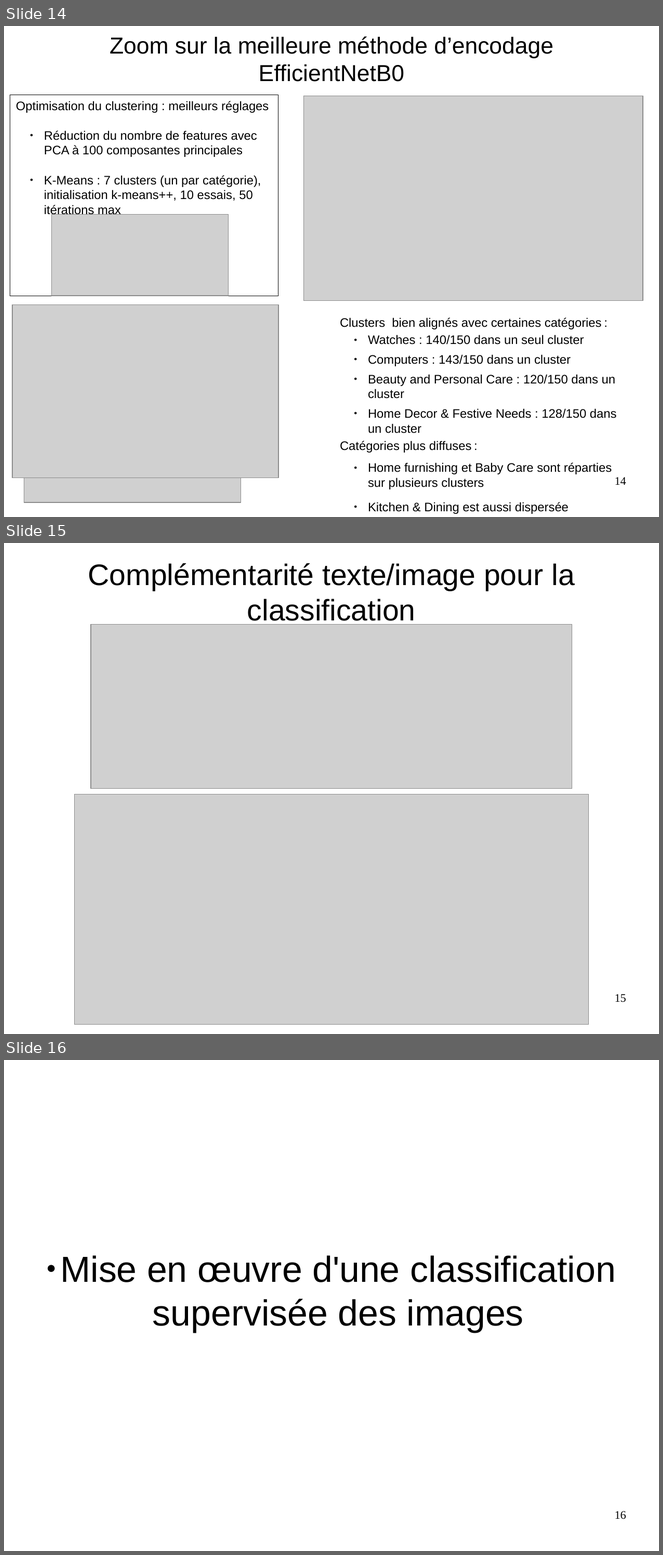
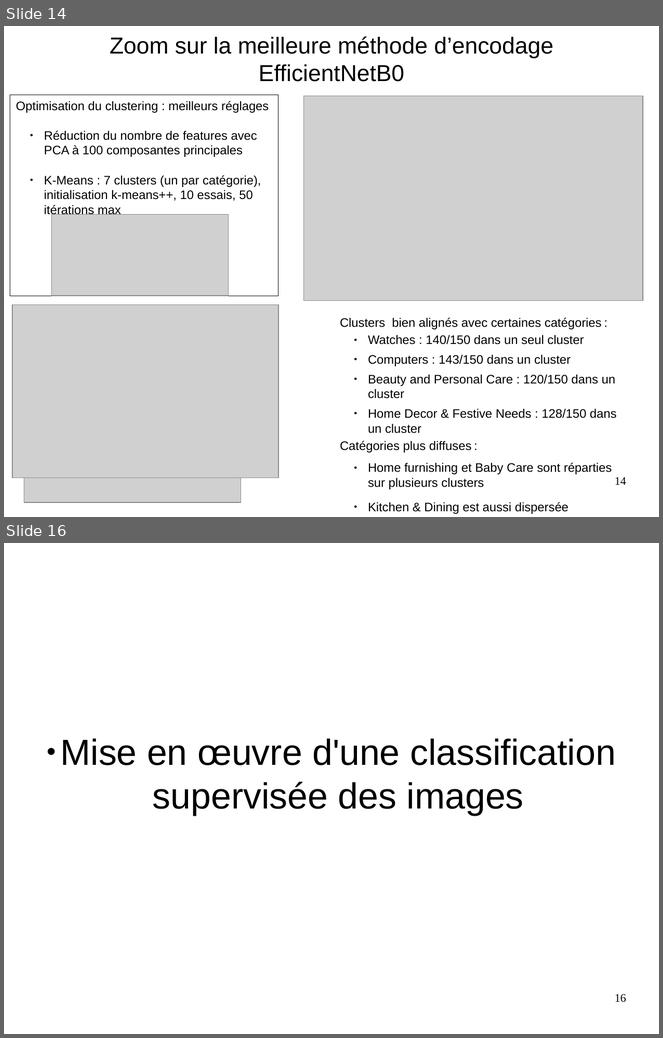
Before and after one commit to JohannaSole/classification-produits, a slide deck: Sole_Johanna_4_presentation_042025.odp. Shown one above the other, each under a label of ours: slides 14, 15 and 16 before the commit, slides 14 and 16 after it; the slides between them are not shown. The pictures are 663x1555 and 663x1038 pixels, drawn with LibreOffice and Linux fonts; fonts in the diff are those of the drawing; grey boxes stand for pictures. Boxes give left, top, right and bottom in pixels: in the first picture for what was removed or moved away, otherwise in the second. Text is boxed around its words. In the diff, an @@ line names an element or a change of style, - is before the commit and + after.

```diff
--- a/Sole_Johanna_4_presentation_042025.odp
+++ b/Sole_Johanna_4_presentation_042025.odp
@@ slide 15 removed at (x1=4, y1=543, x2=659, y2=1034), background #FFFFFF @@
@@ title removed at (x1=88, y1=563, x2=574, y2=626) @@
-Complémentarité texte/image pour la classification
@@ picture removed at (x1=91, y1=625, x2=572, y2=788) @@
@@ picture removed at (x1=75, y1=795, x2=589, y2=1025) @@
@@ page number removed at (x1=615, y1=994, x2=626, y2=1003) @@
-15
```
Also in this commit, not shown: 6 slides changed, 1 slide added, 5 other files.
